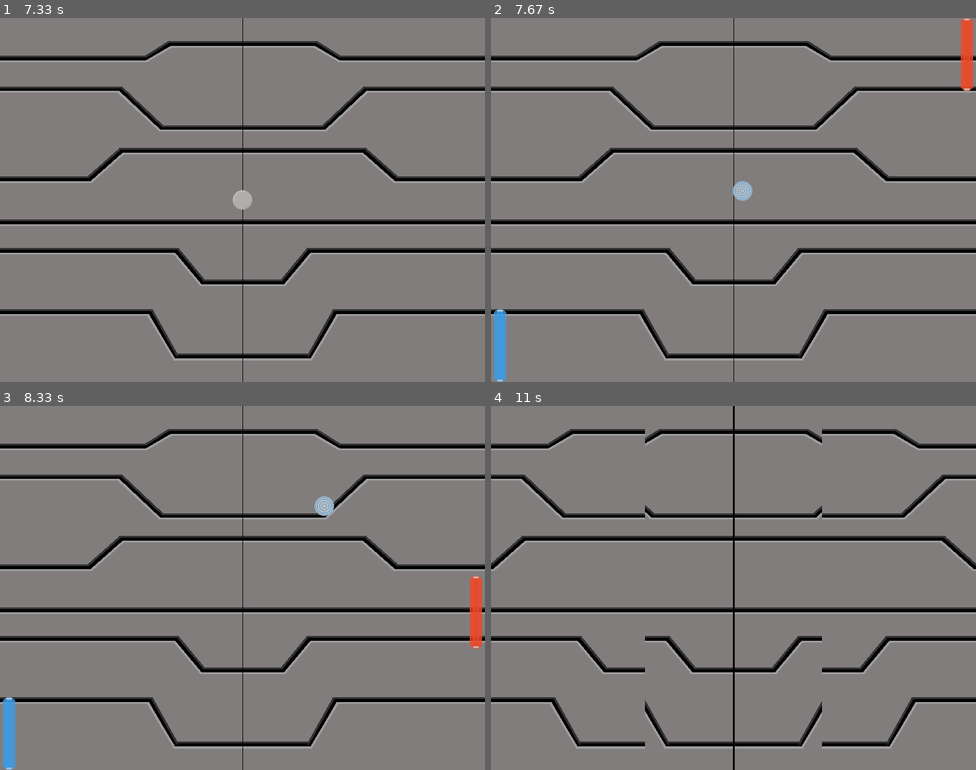
Above: before the commit, frames 1-4 (two rows, left to right).
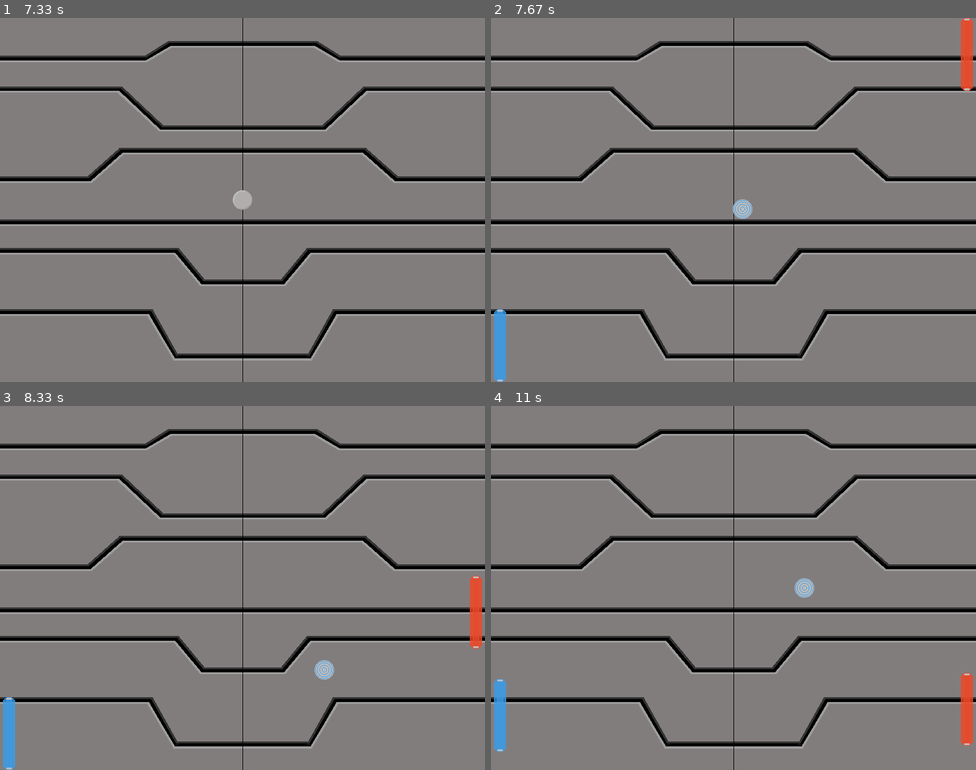
Above: after the commit, the same moments.

Repository: MarcinCichy/TronG---game-with-animation-and-sounds---Pygame
Game: pygame game, started from pong_v2.py
The game is run twice, just before and just after one commit, with the same random seed, the same clock (stepped at 60 frames per second) and the same inputs.
Inputs:
- Up to frame 1 (7.33 s): hold Z 3.33-3.8 s; hold Up 3.33-3.8 s; hold Right Alt 3.83-4.3 s; hold Up 3.83-4.3 s; tap Z at 3.9, 4.2 s; tap A at 3.98 s
- Up to frame 2 (7.67 s): no input
- Up to frame 3 (8.33 s): hold Alt 7.83-8.3 s; hold Down 7.83-8.3 s; tap Z at 7.9, 8.2 s
- Up to frame 4 (11 s): hold Down 8.33-8.8 s; tap Z at 8.4, 8.7, 8.9, 9.3, 9.7, 10.03, 10.37, 10.77 s; tap A at 8.48, 9.78, 10.85 s; hold Up 8.83-9.2 s; hold Down 9.23-9.6 s; hold Up 9.63-9.93 s; hold Down 9.97-10.27 s; hold Up 10.3-10.67 s; hold Down from 10.7 s (still down)

Frame 1 is identical in both runs. In frame 2, 0.3% of the frame differs, in the area x 49-54%, y 44-56%; in frame 3, 0.3%; in frame 4, 9.6%, in the area x 0-100%, y 0-100%.

Commit message:
Finished adding disk acceleration. Added disk stick to the paddles by push L_ALT/R_ALT.

Diff:
--- a/Board.py
+++ b/Board.py
@@ -5,6 +5,8 @@
 	def __init__(self):
 		self.bg_img_left = pygame.image.load('pics/bkg_left_wo_fill.png').convert()
 		self.bg_img_right = pygame.image.load('pics/bkg_right_wo_fill.png').convert()
+		self.bg_img_left_fill = pygame.image.load('pics/bkg_left_fill_alpha.png').convert_alpha()
+		self.bg_img_right_fill = pygame.image.load('pics/bkg_right_fill_alpha.png').convert_alpha()
 
 	def board_appearance(self):
 		pygame.draw.line(screen, MIDDLE_LINE_COLOR, (SCREEN_HALF_WIDTH, 0), (SCREEN_HALF_WIDTH, SCREEN_HIGHT), width=3)  # middle line
@@ -35,12 +37,6 @@
 		screen.blit(self.bg_img_left, (0, 0))
 		screen.blit(self.bg_img_right, (401, 0))
 
-
-class FillBoard:
-	def __init__(self):
-		self.bg_img_left_fill = pygame.image.load('pics/bkg_left_fill_alpha.png').convert_alpha()
-		self.bg_img_right_fill = pygame.image.load('pics/bkg_right_fill_alpha.png').convert_alpha()
-
 	def fill_board(self, side):
 		if side == "board_left":
 			screen.blit(self.bg_img_left_fill, (0, 0))  # left half of background move by left top corner
--- a/Constants.py
+++ b/Constants.py
@@ -6,11 +6,11 @@
 SCREEN_HALF_HIGHT = int(SCREEN_HIGHT/2)
 SCREEN_HALF_WIDTH = int(SCREEN_WIDTH/2)
 # --------------------------------------------------
-# DISK_SPEED_X = 3 * random.choice((1, -1))
-# DISK_SPEED_Y = 3 * random.choice((1, -1))
 DISK_SPEED_X = 3
 DISK_SPEED_Y = 3
-ACCELERATION = 5
+ACCELERATION = 3
+RIGHT_PADDLE_STICK_DISK = 0
+LEFT_PADDLE_STICK_DISK = 0
 # --------------------------------------------------
 PADDLE_SPEED_RIGHT = 0
 PADDLE_SPEED_LEFT = 0
--- a/Disk.py
+++ b/Disk.py
@@ -1,3 +1,4 @@
+from random import *
 import spritesheet
 from Board import Board
 from Constants import *
--- a/functions.py
+++ b/functions.py
@@ -3,39 +3,6 @@
 from Paddles import Paddle
 from Constants import *
 import pygame
-
-#
-# def disk_moving():
-# 	disk_moving_in_game = Disk()
-# 	right_paddle_in_game = Paddle("left")
-# 	left_paddle_in_game = Paddle("right")
-# 	background_in_game = Board()
-# 	fill_board_in_game = FillBoard()
-#
-# 	print (disk_moving_in_game.disk_ingame_pos)
-# 	if disk_moving_in_game.disk_ingame_pos.colliderect(right_paddle_in_game.paddle_right_pos) or disk_moving_in_game.disk_ingame_pos.colliderect(left_paddle_in_game.paddle_left_pos):
-# 		disk_moving_in_game.speed_x *= -1
-# 		disk_moving_in_game.disk_after_bounc()
-#
-# 	# check collision with top and bottom of board
-#
-# 	if disk_moving_in_game.disk_ingame_pos.bottom >= SCREEN_HIGHT or disk_moving_in_game.disk_ingame_pos.top <= 0:
-# 		disk_moving_in_game.speed_y *= -1
-# 		disk_moving_in_game.disk_after_bounc()
-#
-# 	if disk_moving_in_game.disk_ingame_pos.right >= SCREEN_WIDTH:
-# 		fill_board_in_game.fill_board("board_right")
-# 		background_in_game.board_static()  # -> check it
-# 		pygame.time.delay(650)
-# 		disk_moving_in_game.disk_ingame_pos.center = (SCREEN_HALF_WIDTH, SCREEN_HALF_HIGHT)
-# 		start_game()
-#
-# 	if disk_moving_in_game.disk_ingame_pos.left <= 0:
-# 		fill_board_in_game.fill_board("board_left")
-# 		background_in_game.board_static()  # -> check it
-# 		pygame.time.delay(650)
-# 		disk_moving_in_game.disk_ingame_pos.center = (SCREEN_HALF_WIDTH, SCREEN_HALF_HIGHT)
-# 		start_game()
 
 
 def start_game():
@@ -44,31 +11,62 @@
 	new_disk = Disk()
 	new_disk.disk_start()
 
-def collisons(disk, right_paddle, left_paddle):
-	print(f'Start disk_speed={disk.speed_x}')
-	# if disk.speed_x > DISK_SPEED_X or disk.speed_y > DISK_SPEED_Y:
-	# 	disk.speed_x -= ACCELERATION
-	# 	disk.speed_y -= ACCELERATION
-	if disk.disk_ingame_pos.colliderect(right_paddle.paddle_right_pos) or disk.disk_ingame_pos.colliderect(
-			left_paddle.paddle_left_pos):
-		# disk.speed_x += ACCELERATION
-		# disk.speed_y += ACCELERATION
-		if (PADDLE_SPEED_RIGHT == 10 and disk.speed_y > 0) or (PADDLE_SPEED_LEFT == 10 and disk.speed_y > 0):
-			disk.speed_x *= -1
-		elif (PADDLE_SPEED_RIGHT == 10 and disk.speed_y < 0) or (PADDLE_SPEED_LEFT == 10 and disk.speed_y < 0):
-			disk.speed_x *= -1
-			disk.speed_y *= -1
-		elif (PADDLE_SPEED_RIGHT == -10 and disk.speed_y < 0) or (PADDLE_SPEED_LEFT == -10 and disk.speed_y < 0):
-			disk.speed_x *= -1
-		elif (PADDLE_SPEED_RIGHT == -10 and disk.speed_y > 0) or (PADDLE_SPEED_LEFT == -10 and disk.speed_y > 0):
-			disk.speed_x *= -1
-			disk.speed_y *= -1
-		elif (PADDLE_SPEED_RIGHT == 0) or (PADDLE_SPEED_LEFT == 0):
-			disk.speed_x *= -1
+
+def collisons(disk, right_paddle, left_paddle, right_paddle_speed, left_paddle_speed, right_paddle_stick, left_paddle_stick):
+	# check collision with paddles and check if disk is stick to the paddle
+	if disk.disk_ingame_pos.colliderect(right_paddle.paddle_right_pos) or disk.disk_ingame_pos.colliderect(left_paddle.paddle_left_pos):
+		if right_paddle_stick == 1 and disk.disk_ingame_pos.colliderect(right_paddle.paddle_right_pos):
+			disk.speed_x = 0
+			disk.speed_y = right_paddle_speed
+		elif left_paddle_stick == 1 and disk.disk_ingame_pos.colliderect(left_paddle.paddle_left_pos):
+			disk.speed_x = 0
+			disk.speed_y = left_paddle_speed
+		elif right_paddle_stick == -1 and disk.disk_ingame_pos.colliderect(right_paddle.paddle_right_pos) and right_paddle_speed != 0:
+			disk.speed_x -= DISK_SPEED_X
+			disk.speed_y = right_paddle_speed
+		elif left_paddle_stick == -1 and disk.disk_ingame_pos.colliderect(left_paddle.paddle_left_pos) and left_paddle_speed != 0:
+			disk.speed_x += DISK_SPEED_X
+			disk.speed_y = left_paddle_speed
+
+		# check collision with paddles and change the direction of the disc
+		# depending on the direction of the paddle
+		elif right_paddle_stick == 0 or left_paddle_stick == 0:
+			# The disk acceleration after bounce by paddle
+			if abs(disk.speed_x) == DISK_SPEED_X and abs(disk.speed_y) == DISK_SPEED_Y:
+				disk.speed_x *= ACCELERATION
+				disk.speed_y *= ACCELERATION
+			if (right_paddle_speed == 10 and disk.speed_y > 0) or (left_paddle_speed == 10 and disk.speed_y > 0):
+				disk.speed_x *= -1
+			elif (right_paddle_speed == 10 and disk.speed_y < 0) or (left_paddle_speed == 10 and disk.speed_y < 0):
+				disk.speed_x *= -1
+				disk.speed_y *= -1
+			elif (right_paddle_speed == -10 and disk.speed_y < 0) or (left_paddle_speed == -10 and disk.speed_y < 0):
+				disk.speed_x *= -1
+			elif (right_paddle_speed == -10 and disk.speed_y > 0) or (left_paddle_speed == -10 and disk.speed_y > 0):
+				disk.speed_x *= -1
+				disk.speed_y *= -1
+			elif (right_paddle_speed == 0) or (left_paddle_speed == 0):
+				disk.speed_x *= -1
 		disk.disk_after_bounc()
-		print(f'End disk_speed={disk.speed_x}')
+
 	# Check collision with top and bottom of board
 	if disk.disk_ingame_pos.bottom >= SCREEN_HIGHT or disk.disk_ingame_pos.top <= 0:
 		disk.speed_y *= -1
+		disk.disk_after_bounc()
 
-		disk.disk_after_bounc()
+
+# Check if the disk has reached its target
+# and show by filling in half of the board where the player lost a point
+def lost_point(disk, background):
+	if disk.disk_ingame_pos.right >= SCREEN_WIDTH or disk.disk_ingame_pos.left <= 0:
+		if disk.disk_ingame_pos.right >= SCREEN_WIDTH:
+			background.fill_board("board_right")
+		elif disk.disk_ingame_pos.left <= 0:
+			background.fill_board("board_left")
+		background.board_static()  # -> check it
+		pygame.time.delay(650)
+		disk.disk_ingame_pos.center = (SCREEN_HALF_WIDTH, SCREEN_HALF_HIGHT)
+		# after lost point, set disk speed at start values
+		disk.speed_x = DISK_SPEED_X
+		disk.speed_y = DISK_SPEED_Y
+		start_game()
--- a/pong_v2.py
+++ b/pong_v2.py
@@ -20,57 +20,10 @@
 disk = Disk()
 left_paddle = Paddle("left")
 right_paddle = Paddle("right")
-fillboard = FillBoard()
 
 functions.start_game()
 
 while True:
-	# ----------------------------- game logic -----------------------------
-	# check collision with paddles and
-	# change the direction of the disc depending on the direction of the paddle
-	print(f'Start disk_speed={disk.speed_x}')
-	# if disk.speed_x > DISK_SPEED_X or disk.speed_y > DISK_SPEED_Y:
-	# 	disk.speed_x -= ACCELERATION
-	# 	disk.speed_y -= ACCELERATION
-	if disk.disk_ingame_pos.colliderect(right_paddle.paddle_right_pos) or disk.disk_ingame_pos.colliderect(left_paddle.paddle_left_pos):
-		# disk.speed_x += ACCELERATION
-		# disk.speed_y += ACCELERATION
-		if (PADDLE_SPEED_RIGHT == 10 and disk.speed_y > 0) or (PADDLE_SPEED_LEFT == 10 and disk.speed_y > 0):
-			disk.speed_x *= -1
-		elif (PADDLE_SPEED_RIGHT == 10 and disk.speed_y < 0) or (PADDLE_SPEED_LEFT == 10 and disk.speed_y < 0):
-			disk.speed_x *= -1
-			disk.speed_y *= -1
-		elif (PADDLE_SPEED_RIGHT == -10 and disk.speed_y < 0) or (PADDLE_SPEED_LEFT == -10 and disk.speed_y < 0):
-			disk.speed_x *= -1
-		elif (PADDLE_SPEED_RIGHT == -10 and disk.speed_y > 0) or (PADDLE_SPEED_LEFT == -10 and disk.speed_y > 0):
-			disk.speed_x *= -1
-			disk.speed_y *= -1
-		elif (PADDLE_SPEED_RIGHT == 0) or (PADDLE_SPEED_LEFT == 0):
-			disk.speed_x *= -1
-		disk.disk_after_bounc()
-		print(f'End disk_speed={disk.speed_x}')
-	# Check collision with top and bottom of board
-	if disk.disk_ingame_pos.bottom >= SCREEN_HIGHT or disk.disk_ingame_pos.top <= 0:
-		disk.speed_y *= -1
-		disk.disk_after_bounc()
-
-	# Check if the disk has reached its target
-	# and show by filling in half of the board where the player lost a point
-	if disk.disk_ingame_pos.right >= SCREEN_WIDTH or disk.disk_ingame_pos.left <= 0:
-		if disk.disk_ingame_pos.right >= SCREEN_WIDTH:
-			fillboard.fill_board("board_right")
-		elif disk.disk_ingame_pos.left <= 0:
-			fillboard.fill_board("board_left")
-		background.board_static()  # -> check it
-		pygame.time.delay(650)
-		disk.disk_ingame_pos.center = (SCREEN_HALF_WIDTH, SCREEN_HALF_HIGHT)
-
-		functions.start_game()
-		if disk.speed_x > DISK_SPEED_X or disk.speed_y > DISK_SPEED_Y:
-			disk.speed_x = DISK_SPEED_X
-			disk.speed_y = DISK_SPEED_Y
-
-	#functions.disk_moving()
 
 	# ---------- pygame events to control game and paddles  ----------
 	for event in pygame.event.get():
@@ -90,6 +43,13 @@
 				PADDLE_SPEED_RIGHT += 10
 
 		if event.type == pygame.KEYDOWN:
+			if event.key == pygame.K_RALT:
+				RIGHT_PADDLE_STICK_DISK = 1
+		if event.type == pygame.KEYUP:
+			if event.key == pygame.K_RALT:
+				RIGHT_PADDLE_STICK_DISK = -1
+
+		if event.type == pygame.KEYDOWN:
 			if event.key == pygame.K_z:
 				PADDLE_SPEED_LEFT += 10
 			if event.key == pygame.K_a:
@@ -99,10 +59,19 @@
 				PADDLE_SPEED_LEFT -= 10
 			if event.key == pygame.K_a:
 				PADDLE_SPEED_LEFT += 10
-	# print(f'PR= {PADDLE_SPEED_RIGHT}')
-	# print(f'LR= {PADDLE_SPEED_LEFT}')
-	# print(f'speed_x= {disk.speed_x}')
-	# print(f'speed_y= {disk.speed_y}')
+
+		if event.type == pygame.KEYDOWN:
+			if event.key == pygame.K_LALT:
+				LEFT_PADDLE_STICK_DISK = 1
+		if event.type == pygame.KEYUP:
+			if event.key == pygame.K_LALT:
+				LEFT_PADDLE_STICK_DISK = -1
+
+	# ----------------------------- game logic -----------------------------
+
+	functions.collisons(disk, right_paddle, left_paddle, PADDLE_SPEED_RIGHT, PADDLE_SPEED_LEFT, RIGHT_PADDLE_STICK_DISK, LEFT_PADDLE_STICK_DISK)
+	functions.lost_point(disk, background)
+
 	disk.disk_move()
 	left_paddle.show_paddles()
 	right_paddle.show_paddles()
